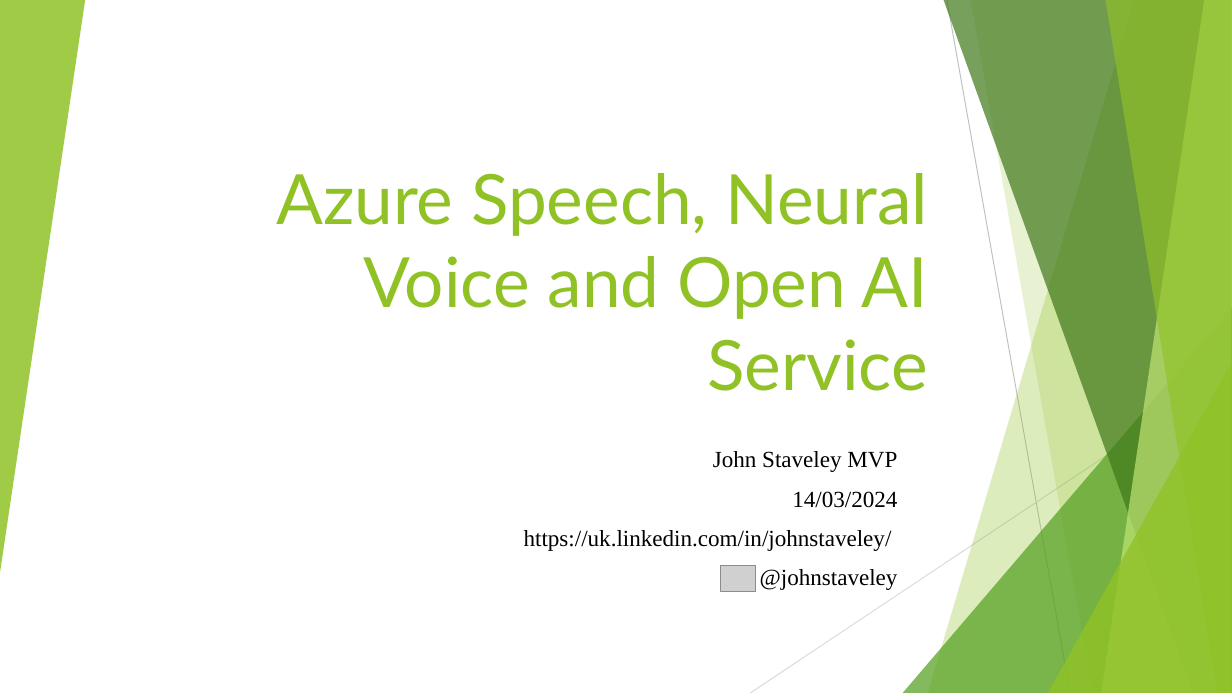
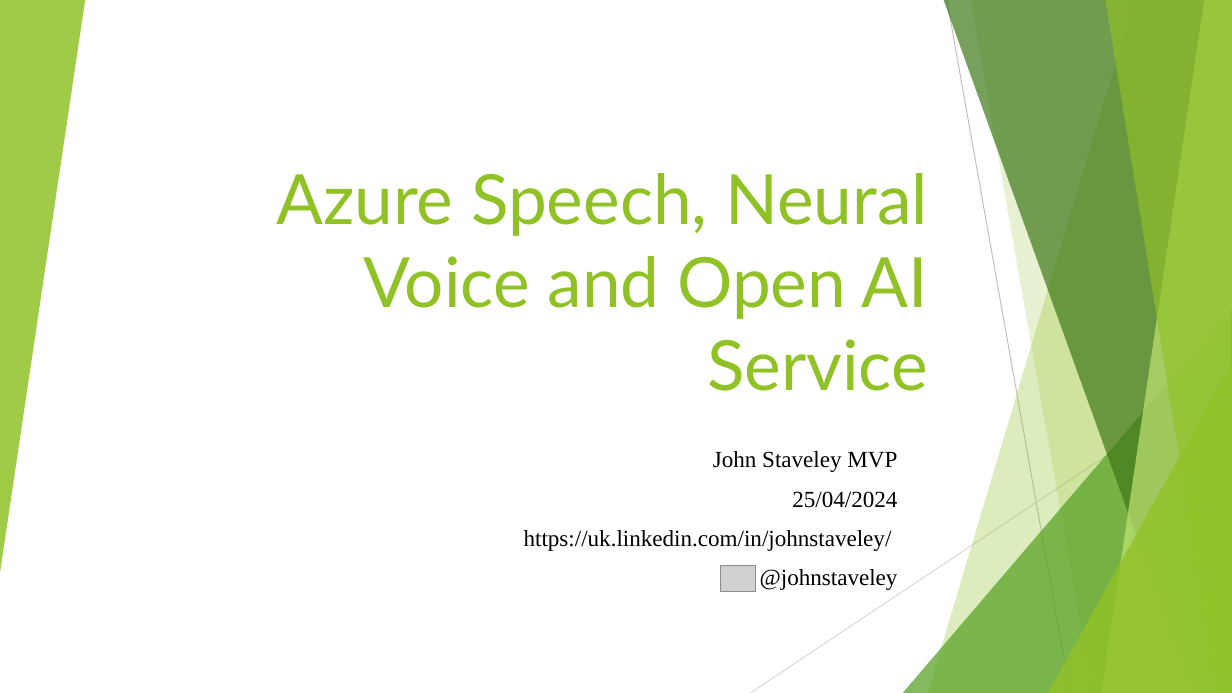
Before and after one commit to johnstaveley/JaaS, a slide deck: slide 1 of JaaS.pptx. Drawn at 1232x693 pixels with LibreOffice and Linux fonts; fonts in the diff are those of the drawing; grey boxes stand for pictures. Boxes give left, top, right and bottom in pixels: in the first picture for what was removed or moved away, otherwise in the second. Text is boxed around its words. In the diff, an @@ line names an element or a change of style, - is before the commit and + after.

```diff
--- a/JaaS.pptx
+++ b/JaaS.pptx
@@ subtitle at [792,491,897,508]: text changed @@
-14/03/2024
+25/04/2024
```
Also in this commit, not shown: 4 other files.
